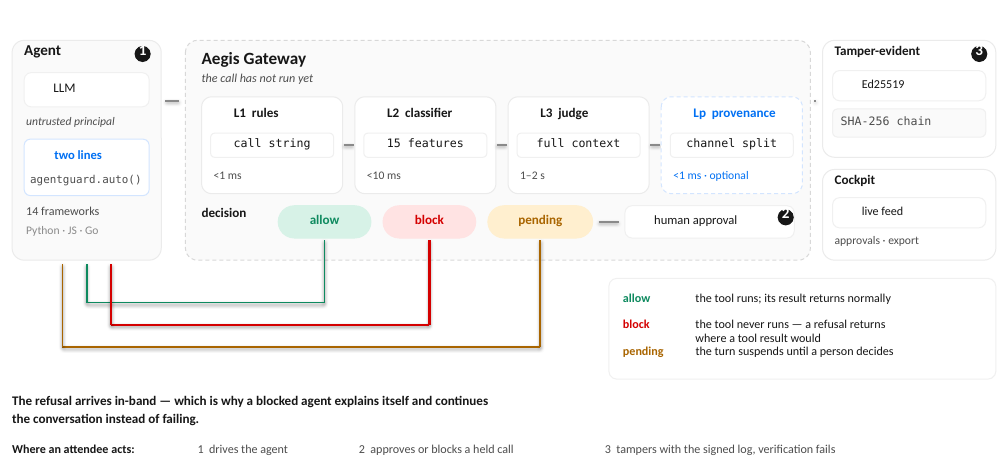
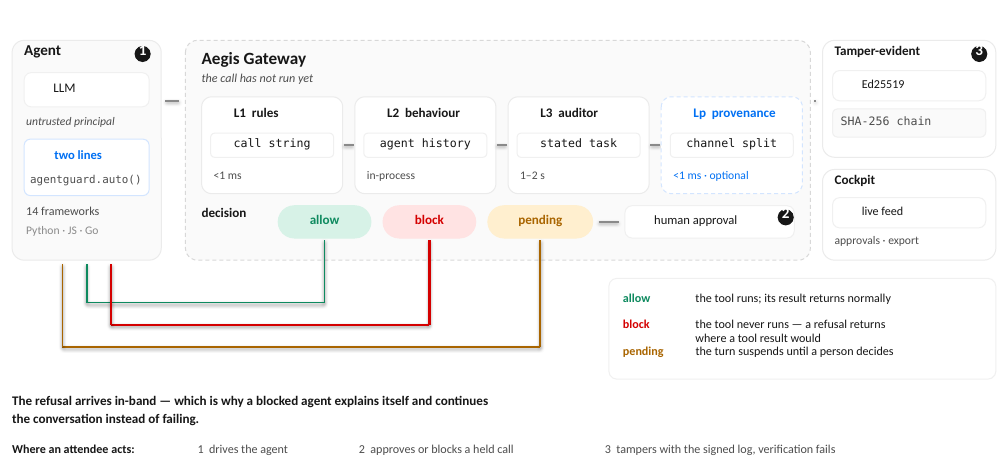
Before and after one commit to Justin0504/Aegis, a slide deck: slide 1 of research/paper-arxiv/images/architecture.pptx. Drawn at 1008x474 pixels with LibreOffice and Linux fonts; fonts in the diff are those of the drawing; background and template pictures are left out. Boxes give left, top, right and bottom in pixels: in the first picture for what was removed or moved away, otherwise in the second. Text is boxed around its words. In the diff, an @@ line names an element or a change of style, - is before the commit and + after.

```diff
--- a/research/paper-arxiv/images/architecture.pptx
+++ b/research/paper-arxiv/images/architecture.pptx
@@ text at bbox=[387, 107, 460, 117]: text changed @@
-L2 classifier
+L2 behaviour
@@ text at bbox=[540, 107, 598, 117]: text changed @@
-L3 judge
+L3 auditor
@@ text at bbox=[380, 138, 471, 150]: text changed @@
-15 features
+agent history
@@ text at bbox=[540, 138, 617, 147]: text changed @@
-full context
+stated task
@@ text at bbox=[367, 171, 415, 181]: text changed @@
-<10 ms
+in-process
```
Also in this commit, not shown: 6 other files.
